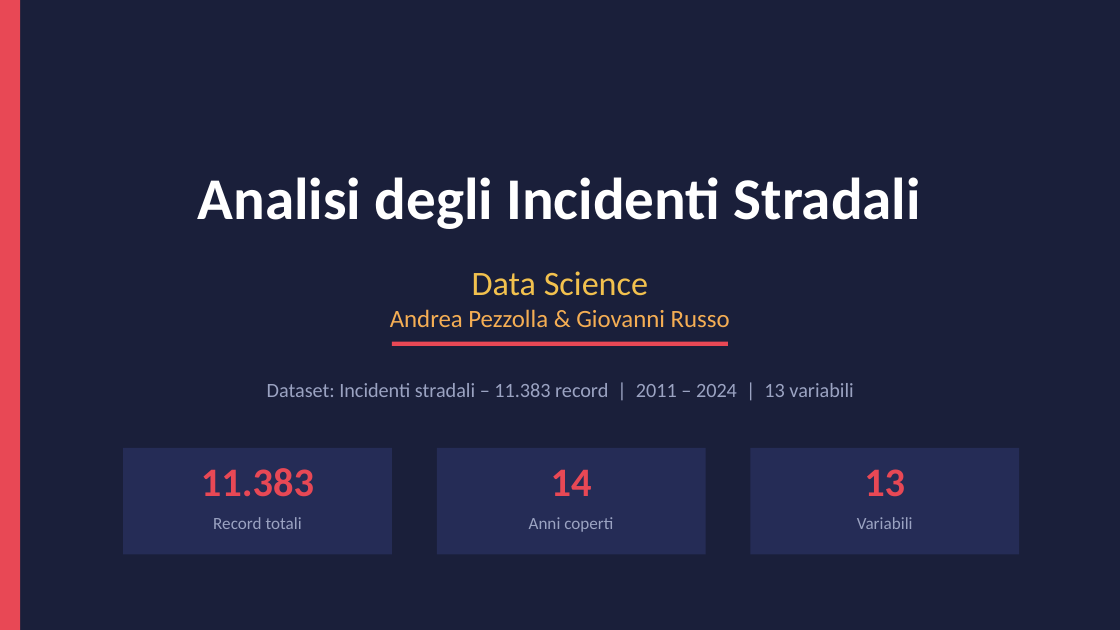
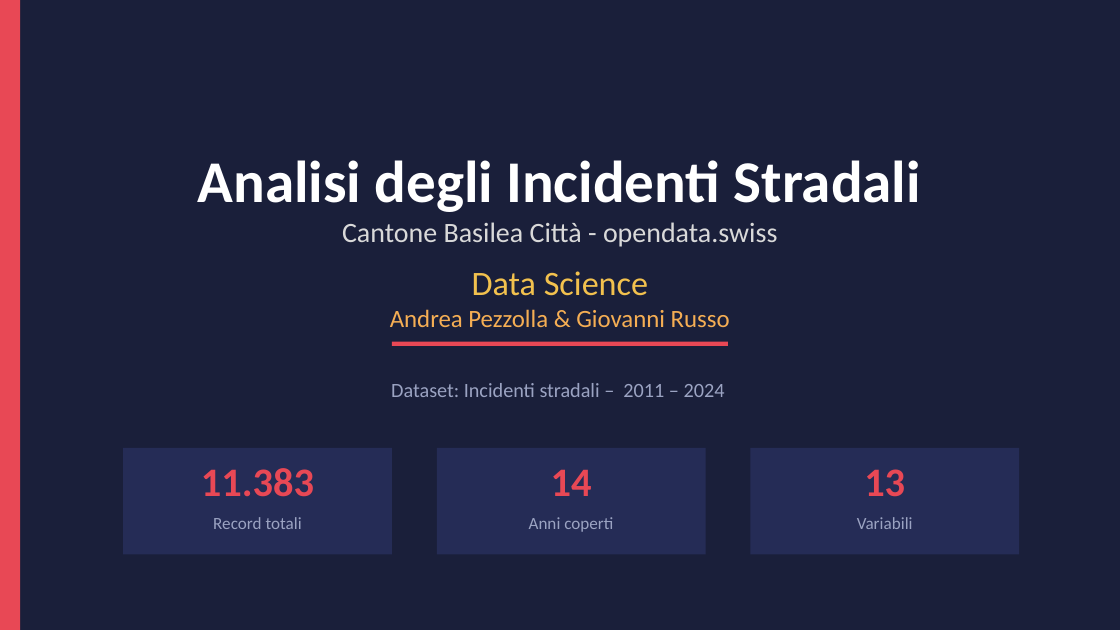
Before and after one commit to pezzandre/dataScience1, a slide deck: slide 1 of incidenti_datascience.pptx. Drawn at 1120x630 pixels with LibreOffice and Linux fonts; fonts in the diff are those of the drawing. Boxes give left, top, right and bottom in pixels: in the first picture for what was removed or moved away, otherwise in the second. Text is boxed around its words. In the diff, an @@ line names an element or a change of style, - is before the commit and + after.

```diff
--- a/incidenti_datascience.pptx
+++ b/incidenti_datascience.pptx
@@ text at (342, 222, 777, 247): paragraph added @@
+Cantone Basilea Città - opendata.swiss
@@ text at (391, 383, 725, 397): text changed @@
-Dataset: Incidenti stradali – 11.383 record | 2011 – 2024 | 13 variabili
+Dataset: Incidenti stradali – 2011 – 2024
```
Also in this commit, not shown: 4 other slides changed, 2 slides added, 1 other file.
